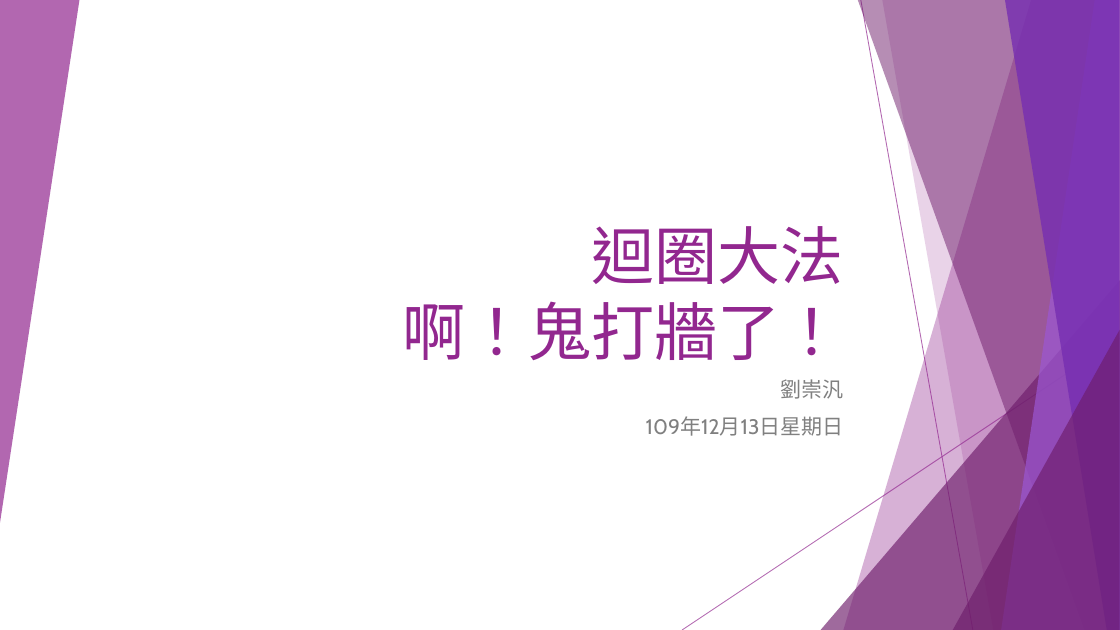
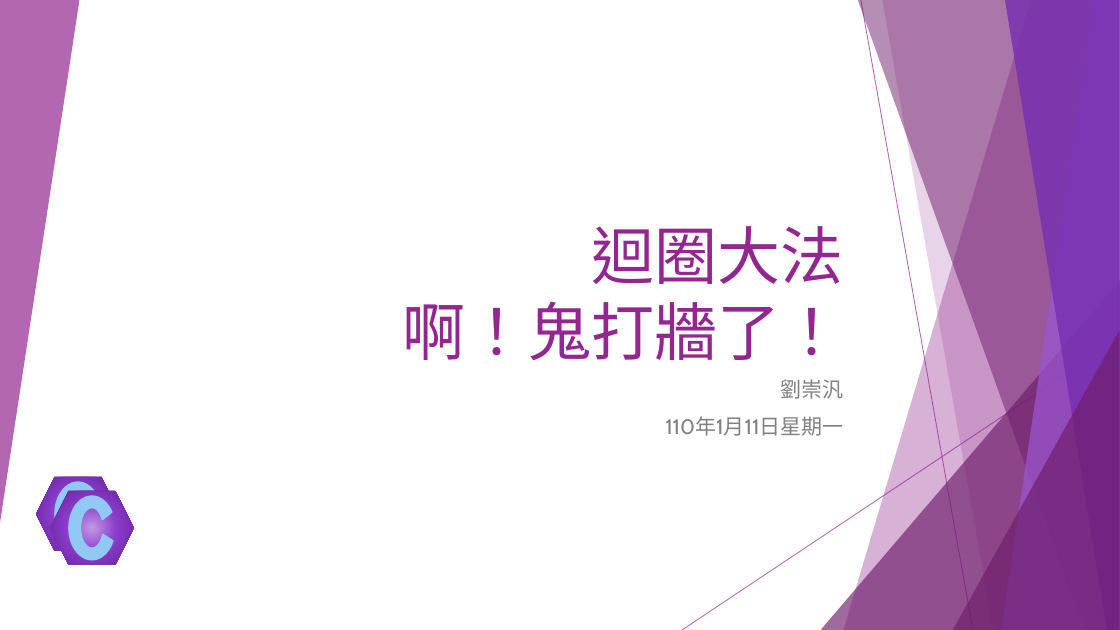
Before and after one commit to liulawsi/My_PPTs, a slide deck: slide 1 of CHING JIAN/C_Class/03_迴圈大法.pptx. Drawn at 1120x630 pixels with LibreOffice and Linux fonts; fonts in the diff are those of the drawing. Boxes give left, top, right and bottom in pixels: in the first picture for what was removed or moved away, otherwise in the second. Text is boxed around its words. In the diff, an @@ line names an element or a change of style, - is before the commit and + after.

```diff
--- a/CHING JIAN/C_Class/03_迴圈大法.pptx
+++ b/CHING JIAN/C_Class/03_迴圈大法.pptx
@@ subtitle at (665, 416, 843, 436): text changed @@
-109年12月13日星期日
+110年1月11日星期一
@@ hexagon added at (36, 477, 120, 551), fill gradient #C39AE5 to #8C3DCC to #762EB1 to #6E2BA5 @@
@@ hexagon added at (50, 491, 134, 565), fill gradient #C39AE5 to #8C3DCC to #762EB1 to #6E2BA5 @@
@@ arch (boxed as its full ring) added at (55, 482, 101, 545), fill #8FC9F4, outline #8FC9F4 1.5 pt @@
@@ arch (boxed as its full ring) added at (69, 497, 114, 560), fill #8FC9F4, outline #8FC9F4 1.5 pt @@
```
Also in this commit, not shown: 31 other slides changed, 3 slides added, 9 other files.
